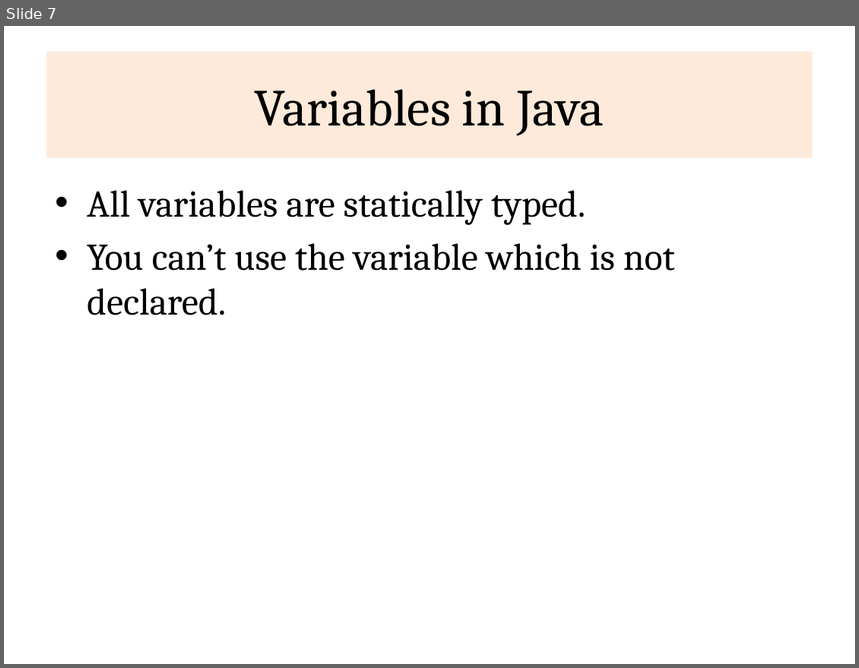
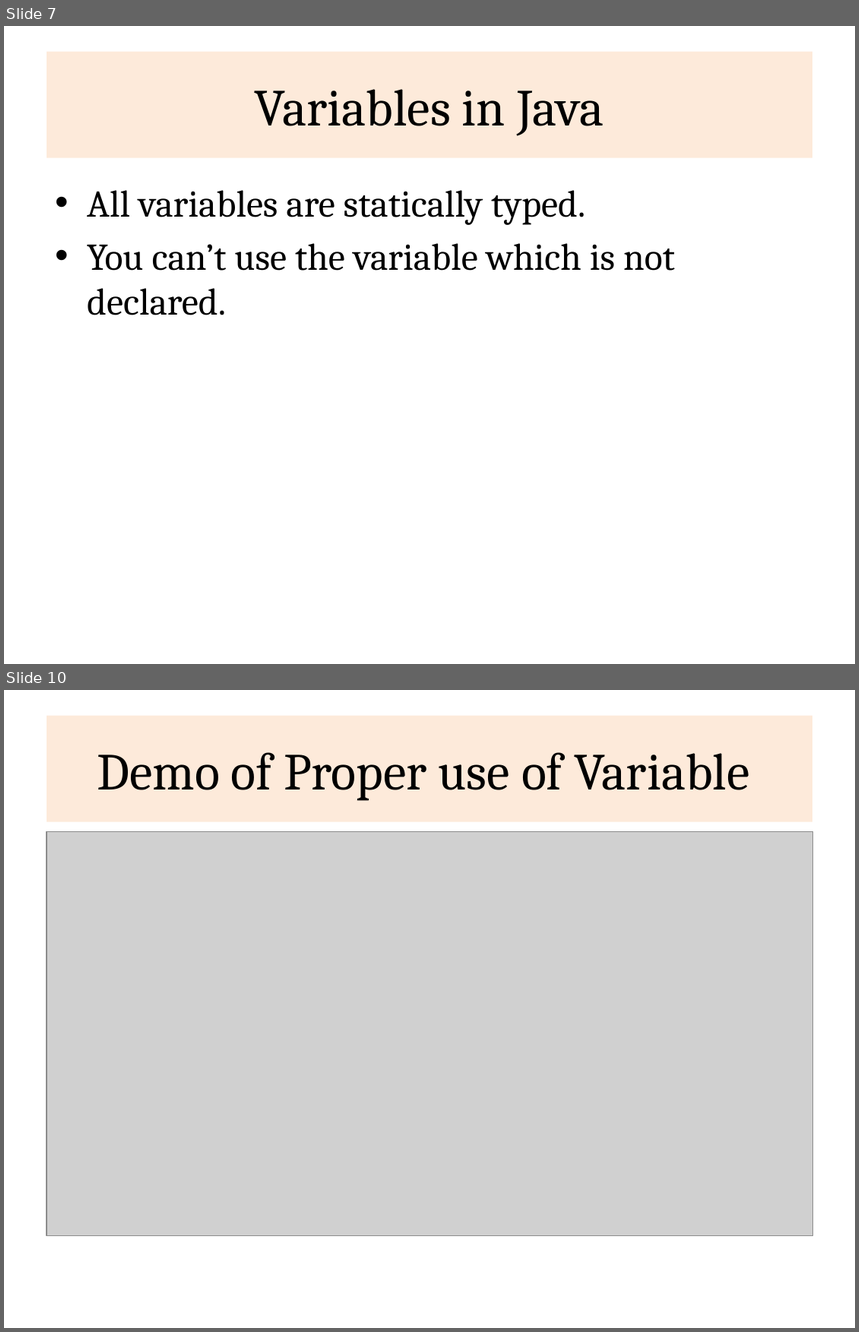
Before and after one commit to rajasekaran36/CS8392-OOPS, a slide deck: Slides/Unit 1/CS8382_U1_6_DataTypes.pptx. Shown one above the other, each under a label of ours: slide 7 before the commit, slides 7 and 10 after it; the slides between them are not shown. The pictures are 859x668 and 859x1332 pixels, drawn with LibreOffice and Linux fonts; fonts in the diff are those of the drawing; grey boxes stand for pictures. Boxes give left, top, right and bottom in pixels: in the first picture for what was removed or moved away, otherwise in the second. Text is boxed around its words. In the diff, an @@ line names an element or a change of style, - is before the commit and + after.

```diff
--- a/Slides/Unit 1/CS8382_U1_6_DataTypes.pptx
+++ b/Slides/Unit 1/CS8382_U1_6_DataTypes.pptx
@@ slide 10 added at <box>4,690,855,1328</box>, background #FFFFFF @@
@@ title added at <box>47,716,813,822</box>, fill #FDEADA, 44 pt, text #000000 @@
+Demo of Proper use of Variable
@@ picture added at <box>47,832,813,1236</box> @@
```
Also in this commit, not shown: 1 slide changed, 1 other slide added, 11 other files.
